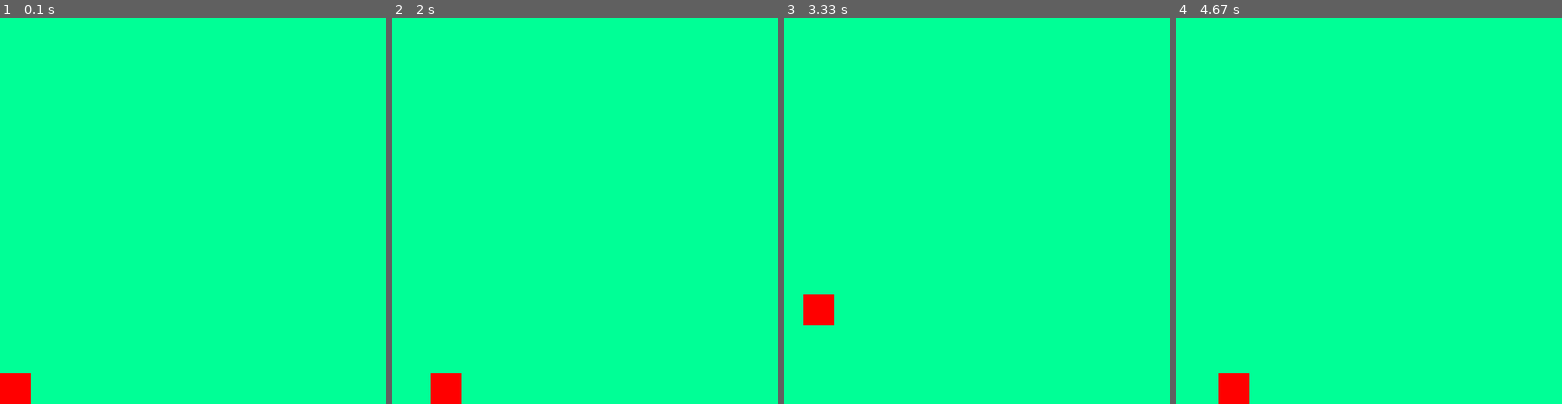
Above: before the commit, frames 1-4 (left to right).
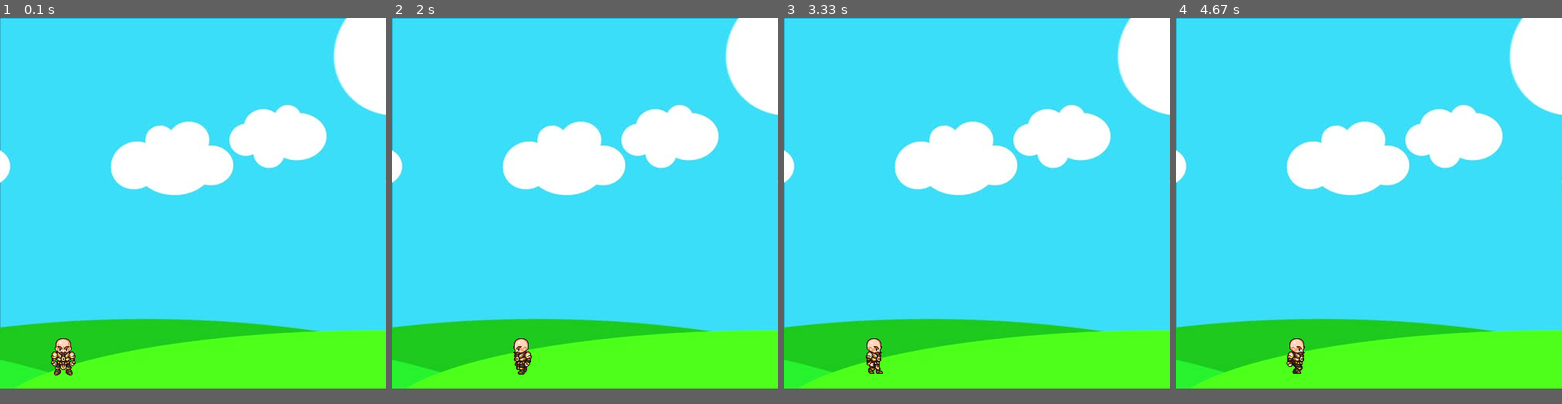
Above: after the commit, the same moments.

Repository: GameDevCallum/First-PyGame-Project
Game: pygame game, started from main.py
The game is run twice, just before and just after one commit, with the same random seed, the same clock (stepped at 60 frames per second) and the same inputs.
Inputs:
- Up to frame 1 (0.1 s): no input
- Up to frame 2 (2 s): hold D 0.33-0.8 s; hold W 0.83-1.13 s; hold D 1.17-1.63 s; hold A from 1.67 s (still down)
- Up to frame 3 (3.33 s): release A at 2.2 s; hold A 2.23-2.63 s; hold W 2.67-3.03 s; hold D from 3.07 s (still down)
- Up to frame 4 (4.67 s): release D at 3.7 s; hold A 3.73-4.2 s; hold D from 4.23 s (still down)
In our replay, the window is 500x500 before the commit and 500x480 after it. These sizes can differ from the game's own. Grey fills any space a smaller window leaves; there, only what the larger window draws over its background counts as a difference.

The runs differ from the first frame. In frame 1, 96% of the frame differs, in the area x 0-100%, y 0-100%; in frame 2, 96%; in frame 3, 96%; in frame 4, 96%.

Commit message:
Character image movement

Diff:
--- a/main.py
+++ b/main.py
@@ -13,10 +13,10 @@
 
 # WIN SETUP
 
-HEIGHT = 500
+HEIGHT = 480
 WIDTH = 500
 
-WIN = pygame.display.set_mode((HEIGHT, WIDTH))
+WIN = pygame.display.set_mode((WIDTH, HEIGHT))
 pygame.display.set_caption("First Game")
 
 #LOADING ASSETS
@@ -28,10 +28,12 @@
 
 #VARIABLES
 
-plrX = 0
-plrY = 460
-plrWidth = 40
-plrHeight = 40
+clock = pygame.time.Clock()
+
+plrX = 50
+plrY = 400
+plrWidth = 64
+plrHeight = 64
 plrVel = 5
 isJump = False
 jumpCount = 8
@@ -39,11 +41,28 @@
 right = True
 walkCount = 0
 
+def reDrawGameWindow():
+    global walkCount
+    WIN.blit(bg, (0, 0))
+
+    if walkCount + 1 >= 27:
+        walkCount = 0
+
+    if left:
+        WIN.blit(walkLeft[walkCount//3], (plrX, plrY))
+        walkCount += 1
+    elif right:
+        WIN.blit(walkRight[walkCount//3], (plrX, plrY))
+        walkCount += 1
+    else:
+        WIN.blit(char, (plrX, plrY))
+
+    pygame.display.update()
+
 run = True
 
-
 while run:
-    pygame.time.delay(60)
+    clock.tick(27)
 
     for event in pygame.event.get():
         if event.type == pygame.QUIT:
@@ -52,13 +71,26 @@
 
     keys = pygame.key.get_pressed()
 
-    if keys[pygame.K_a] and plrX != 0:
+    if keys[pygame.K_a] and plrX > plrVel:
         plrX -= plrVel
-    if keys[pygame.K_d] and plrX != WIDTH - plrWidth:
+        left = True
+        right = False
+
+    elif keys[pygame.K_d] and plrX < WIDTH - plrWidth - plrVel:
         plrX += plrVel
+        right = True
+        left = False
+    else:
+        right = False
+        left = False
+        walkCount = 0
+
     if not(isJump):
         if keys[pygame.K_w]:
             isJump = True
+            right = False
+            left = False
+            walkCount = 0
     else:
         if jumpCount >= -8:
             neg = 1
@@ -71,10 +103,7 @@
             isJump = False
             jumpCount = 8
 
-
-    WIN.fill((0, 255, 150))
-    pygame.draw.rect(WIN, (255, 0, 0), (plrX, plrY, plrWidth, plrHeight))
-    pygame.display.update()
+    reDrawGameWindow()
 
 
 pygame.quit()
